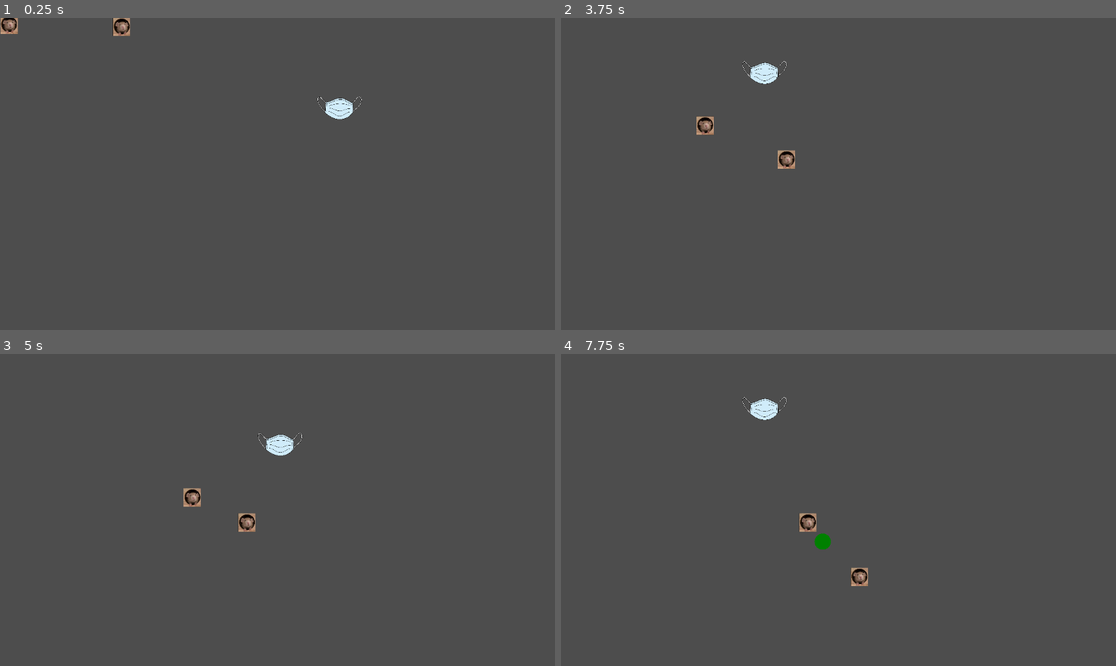
Above: before the commit, frames 1-4 (two rows, left to right).
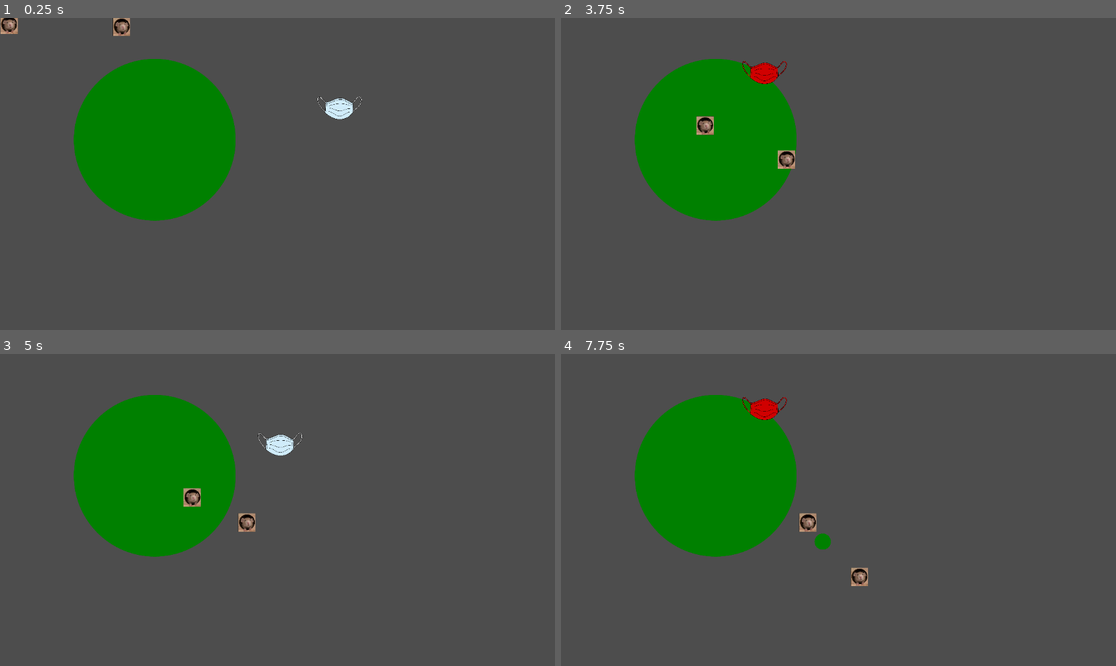
Above: after the commit, the same moments.

Repository: EmuMan/project-wizard
Game: Godot game, scene res://scenes/boss_test.tscn
The game is run twice, just before and just after one commit, with the same random seed, the same clock (stepped at 60 frames per second) and the same inputs.
Inputs (mouse positions are in pixels of both pictures, inside the frame that each line leads up to):
- Up to frame 1 (0.25 s): no input
- Up to frame 2 (3.75 s): move the mouse to (960, 158) at 0.52 s; click (960, 158) at 0.67 s; move the mouse to (727, 189) at 1.27 s; click (727, 189) at 1.42 s; move the mouse to (894, 105) at 2.02 s; click (894, 105) at 2.17 s; move the mouse to (810, 236) at 2.77 s; click (810, 236) at 2.92 s; move the mouse to (1005, 220) at 3.52 s; click (1005, 220) at 3.67 s
- Up to frame 3 (5 s): move the mouse to (111, 463) at 4.27 s; click (111, 463) at 4.42 s
- Up to frame 4 (7.75 s): move the mouse to (866, 510) at 5.02 s; click (866, 510) at 5.17 s; move the mouse to (755, 432) at 5.77 s; click (755, 432) at 5.92 s; move the mouse to (960, 494) at 6.52 s; click (960, 494) at 6.67 s; move the mouse to (727, 525) at 7.27 s; click (727, 525) at 7.42 s

The runs differ from the first frame. In frame 1, 12% of the frame differs, in the area x 13-43%, y 13-66%; in frame 2, 12%; in frame 3, 12%; in frame 4, 12%.

Commit message:
Added DoT lingering effects

Diff:
--- a/project.godot
+++ b/project.godot
@@ -19,6 +19,6 @@
 
 2d_physics/layer_1="Environment"
 2d_physics/layer_2="Player"
-2d_physics/layer_3="PlayerBullet"
+2d_physics/layer_3="PlayerAttack"
 2d_physics/layer_4="Enemy"
-2d_physics/layer_5="EnemyBullet"
+2d_physics/layer_5="EnemyAttack"
--- a/scenes/boss_test.tscn
+++ b/scenes/boss_test.tscn
@@ -8,6 +8,7 @@
 [ext_resource type="Script" uid="uid://32eikuhncxxu" path="res://scripts/enemies/test_boss/test_boss_attack.gd" id="4_3qnke"]
 [ext_resource type="Script" uid="uid://bogbh0vislyyp" path="res://scripts/health.gd" id="4_d62tl"]
 [ext_resource type="Script" uid="uid://s2wvdgmp81n6" path="res://scripts/enemies/test_boss/test_boss_wind_up.gd" id="5_tdmd3"]
+[ext_resource type="Texture2D" uid="uid://drtdpaig5vq23" path="res://sprites/green_circle.png" id="6_trpar"]
 [ext_resource type="PackedScene" uid="uid://c6p7orjskw0oi" path="res://prefabs/bullets/enemy/enemy_poison_bullet.tscn" id="9_c50tw"]
 [ext_resource type="Script" uid="uid://di6vkwjdv0psf" path="res://scripts/enemies/rat/rat.gd" id="9_xagxs"]
 [ext_resource type="Texture2D" uid="uid://64jtjofesntb" path="res://sprites/sasa.png" id="10_1aw3u"]
@@ -17,6 +18,7 @@
 [ext_resource type="Script" uid="uid://d4a7fycsa6l6l" path="res://scripts/enemies/zombie_rat/zombie_rat.gd" id="13_xagxs"]
 [ext_resource type="Script" uid="uid://56notoou73tl" path="res://scripts/enemies/zombie_rat/zombie_rat_shoot.gd" id="14_orwcn"]
 [ext_resource type="PackedScene" uid="uid://ck3630vilislo" path="res://prefabs/bullets/player/player_simple_bullet.tscn" id="16_b7xdt"]
+[ext_resource type="Script" uid="uid://djm52fbgei76o" path="res://scripts/lingering_effects/poison_puddle.gd" id="18_lyyer"]
 
 [sub_resource type="RectangleShape2D" id="RectangleShape2D_a5oyu"]
 size = Vector2(58, 20)
@@ -25,6 +27,9 @@
 radius = 17.0
 
 [sub_resource type="CircleShape2D" id="CircleShape2D_d62tl"]
+
+[sub_resource type="CircleShape2D" id="CircleShape2D_ya8ch"]
+radius = 165.68042
 
 [node name="Root" type="Node2D"]
 
@@ -155,4 +160,18 @@
 [node name="PlayerSimpleBullet2" parent="." instance=ExtResource("16_b7xdt")]
 position = Vector2(-865, 245)
 
+[node name="PoisonPuddle" type="Area2D" parent="."]
+position = Vector2(321, 253)
+collision_layer = 4
+collision_mask = 8
+script = ExtResource("18_lyyer")
+
+[node name="Hitbox" type="CollisionShape2D" parent="PoisonPuddle"]
+shape = SubResource("CircleShape2D_ya8ch")
+
+[node name="Sprite2D" type="Sprite2D" parent="PoisonPuddle"]
+z_index = -1
+scale = Vector2(0.5, 0.5)
+texture = ExtResource("6_trpar")
+
 [connection signal="locked_on" from="TestBoss/StateMachine/WindUpState" to="TestBoss/StateMachine/AttackState" method="_on_wind_up_state_locked_on"]
--- a/scripts/bullets/simple_bullet.gd
+++ b/scripts/bullets/simple_bullet.gd
@@ -17,5 +17,5 @@
 
 func _on_collide(other: Node2D):
 	if other.has_method("take_damage"):
-		other.take_damage(damage_amount, damage_tick_count, damage_time_between_ticks)
+		other.take_damage(damage_amount, damage_tick_count, damage_time_between_ticks, "bullet")
 	queue_free()
--- a/scripts/enemies/rat/rat.gd
+++ b/scripts/enemies/rat/rat.gd
@@ -1,4 +1,4 @@
 extends CharacterBody2D
 
-func take_damage(amount: float, tick_count: int, time_between_ticks: float) -> void:
-	$Health.take_damage_over_time(amount, tick_count, time_between_ticks)
+func take_damage(amount: float, tick_count: int, time_between_ticks: float, source: String) -> void:
+	$Health.take_damage_over_time(amount, tick_count, time_between_ticks, source)
--- a/scripts/enemies/test_boss/test_boss.gd
+++ b/scripts/enemies/test_boss/test_boss.gd
@@ -1,4 +1,4 @@
 extends Area2D
 
-func take_damage(amount: float, tick_count: int, time_between_ticks: float) -> void:
-	$Health.take_damage_over_time(amount, tick_count, time_between_ticks)
+func take_damage(amount: float, tick_count: int, time_between_ticks: float, source: String) -> void:
+	$Health.take_damage_over_time(amount, tick_count, time_between_ticks, source)
--- a/scripts/enemies/zombie_rat/zombie_rat.gd
+++ b/scripts/enemies/zombie_rat/zombie_rat.gd
@@ -1,4 +1,4 @@
 extends CharacterBody2D
 
-func take_damage(amount: float, tick_count: int, time_between_ticks: float) -> void:
-	$Health.take_damage_over_time(amount, tick_count, time_between_ticks)
+func take_damage(amount: float, tick_count: int, time_between_ticks: float, source: String) -> void:
+	$Health.take_damage_over_time(amount, tick_count, time_between_ticks, source)
--- a/scripts/health.gd
+++ b/scripts/health.gd
@@ -10,13 +10,35 @@
 var health: float
 var alive: bool
 
+var special_damage_cooldowns: Dictionary[String, float] = {
+	"poison_puddle": 0.5,
+}
+
+var special_damage_timers: Dictionary[String, float]
+
 func _ready() -> void:
 	health = max_health
 	alive = true
+	special_damage_timers = {}
+	for damage_name in special_damage_cooldowns.keys():
+		special_damage_timers[damage_name] = 0.0
 
-func take_damage_once(amount: float) -> void:
+func _physics_process(delta: float) -> void:
+	for damage_name in special_damage_timers.keys():
+		special_damage_timers[damage_name] += delta
+
+func take_damage_once(amount: float, source: String) -> void:
 	if not alive:
 		return
+
+	var cooldown = special_damage_cooldowns.get(source)
+	var timer = special_damage_timers.get(source)
+	if cooldown != null and timer != null:
+		if timer < cooldown:
+			return
+		special_damage_timers[source] = 0.0
+
+	print("damaging!")
 
 	health -= amount
 	took_damage.emit(amount)
@@ -29,7 +51,7 @@
 		alive = false
 		health = 0
 
-func take_damage_over_time(amount: float, tick_count: int, time_per_tick: float) -> void:
+func take_damage_over_time(amount: float, tick_count: int, time_per_tick: float, source: String) -> void:
 	for _i in range(tick_count):
-		take_damage_once(amount)
+		take_damage_once(amount, source)
 		await get_tree().create_timer(time_per_tick).timeout
--- /dev/null
+++ b/scripts/lingering_effects/poison_puddle.gd
@@ -0,0 +1,13 @@
+extends Area2D
+
+@export var damage_amount: float = 1.0
+
+func _physics_process(_delta: float) -> void:
+	for area in get_overlapping_areas():
+		_on_collide(area)
+	for body in get_overlapping_bodies():
+		_on_collide(body)
+
+func _on_collide(other: Node2D):
+	if other.has_method("take_damage"):
+		other.take_damage(damage_amount, 1, 1.0, "poison_puddle")
Not shown: 1 places in scenes/boss_test.tscn that only renumber resources
Not shown, added: scripts/lingering_effects/poison_puddle.gd.uid
